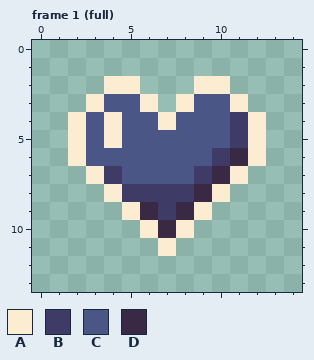
Pixel-art file: data/imgs/animations/heart.ase. Above: the version before the commit.
15x14 pixels, 2 frames. Shown: frame 1 (full).
Palette (. is transparent): A #fcecd1  B #3e3b66  C #4a5786  D #392945
The same view after the edit:
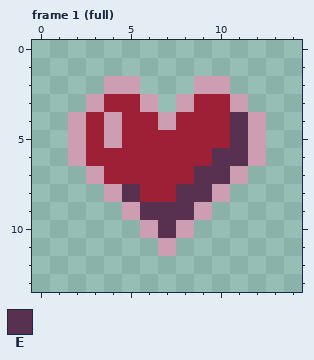
Colours new in this view: E #583150
Difference:
colour A: #fcecd1 -> #cd9db2
colour C: #4a5786 -> #9e2036
Changed rows in their new state; - is a pixel that keeps its letter.
Frame 1 (full), layer "Layer 2":
first column x 4:
 4 -------E
 5 -------E
 6 ------EE
 7 C----EE-
 8 -ECCEE--
 9 --EEE---
10 ---E----
